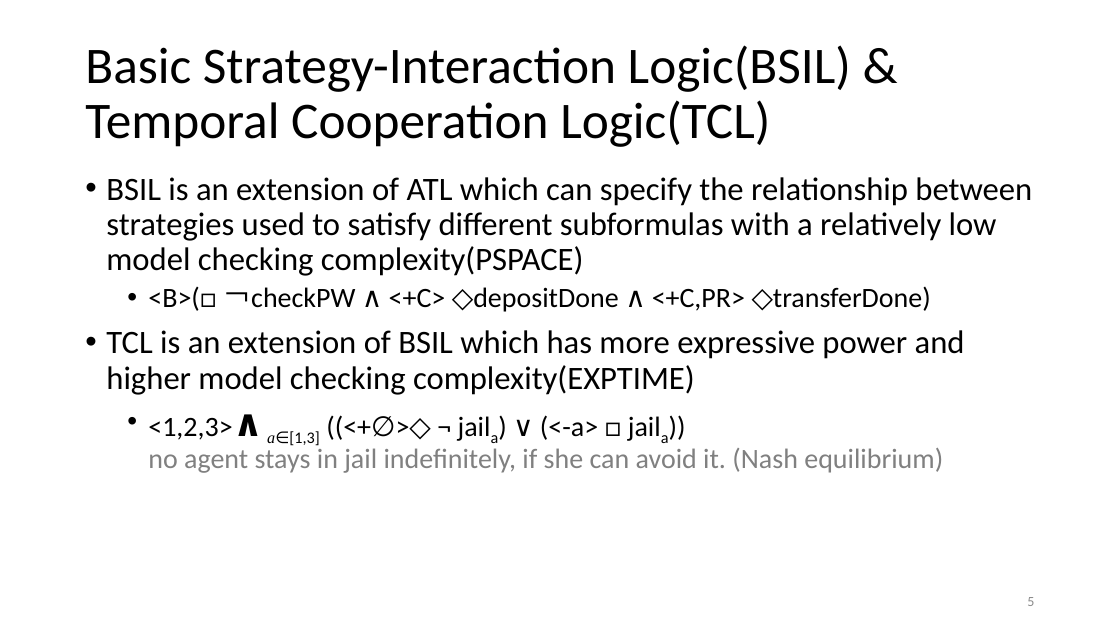
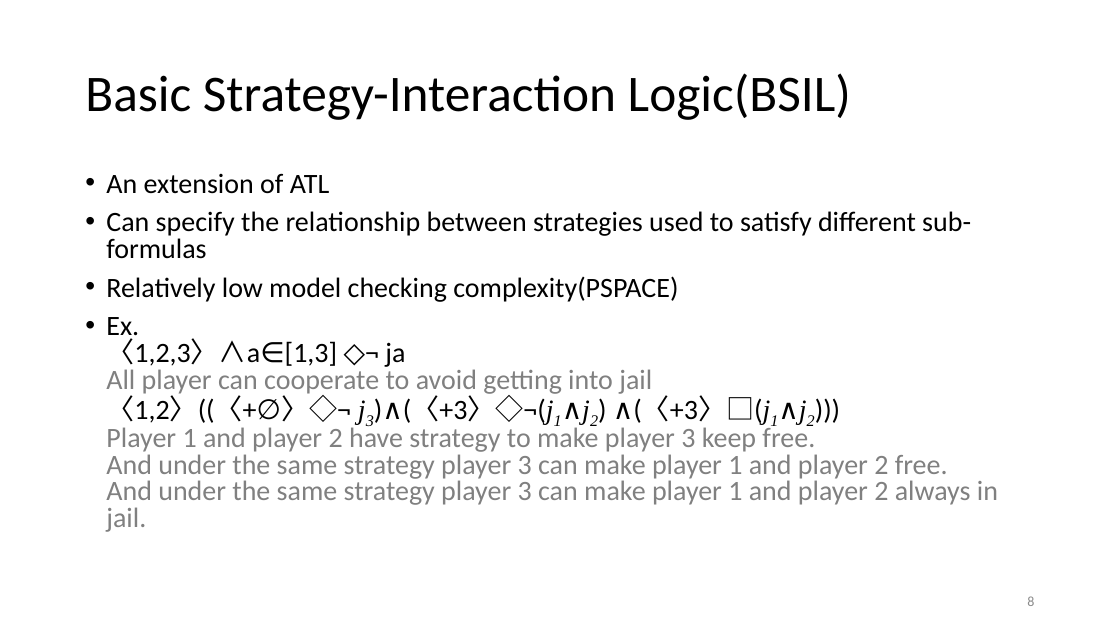
Before and after one commit to yyergg/graduate, a slide deck: slide 8 of def.pptx (slide 5 before the commit). Drawn at 1120x630 pixels with LibreOffice and Linux fonts; fonts in the diff are those of the drawing. Boxes give left, top, right and bottom in pixels: in the first picture for what was removed or moved away, otherwise in the second. Text is boxed around its words. In the diff, an @@ line names an element or a change of style, - is before the commit and + after.

```diff
--- a/def.pptx
+++ b/def.pptx
@@ title at <box>85,73,851,120</box>: text changed @@
-Basic Strategy-Interaction Logic(BSIL) & Temporal Cooperation Logic(TCL)
+Basic Strategy-Interaction Logic(BSIL)
@@ text at <box>106,173,998,532</box>: text changed; size 28 to 24 pt; text colour #000000 to #808080 @@
-• BSIL is an extension of ATL which can specify the relationship between strategies used to satisfy different subformulas with a relatively low model checking complexity(PSPACE)
-  • <B>(□ ￢checkPW ∧ <+C> ◇depositDone ∧ <+C,PR> ◇transferDone)
-• TCL is an extension of BSIL which has more expressive power and higher model checking complexity(EXPTIME)
-  • <1,2,3>∧ a∈[1,3] ((<+∅>◇ ¬ jaila) ∨ (<-a> □ jaila))
-    no agent stays in jail indefinitely, if she can avoid it. (Nash equilibrium)
+• An extension of ATL
+• Can specify the relationship between strategies used to satisfy different sub-formulas
+• Relatively low model checking complexity(PSPACE)
+• Ex.
+  〈1,2,3〉∧a∈[1,3] ◇¬ ja
+  All player can cooperate to avoid getting into jail
+  〈1,2〉((〈+∅〉◇¬ j3)∧(〈+3〉◇¬(j1∧j2) ∧(〈+3〉□(j1∧j2)))
+  Player 1 and player 2 have strategy to make player 3 keep free.
+  And under the same strategy player 3 can make player 1 and player 2 free.
+  And under the same strategy player 3 can make player 1 and player 2 always in jail.
@@ page number at <box>1027,596,1034,606</box>: text changed @@
-5
+8
```
Also in this commit, not shown: 19 other slides changed, 5 slides added, 26 other files.
